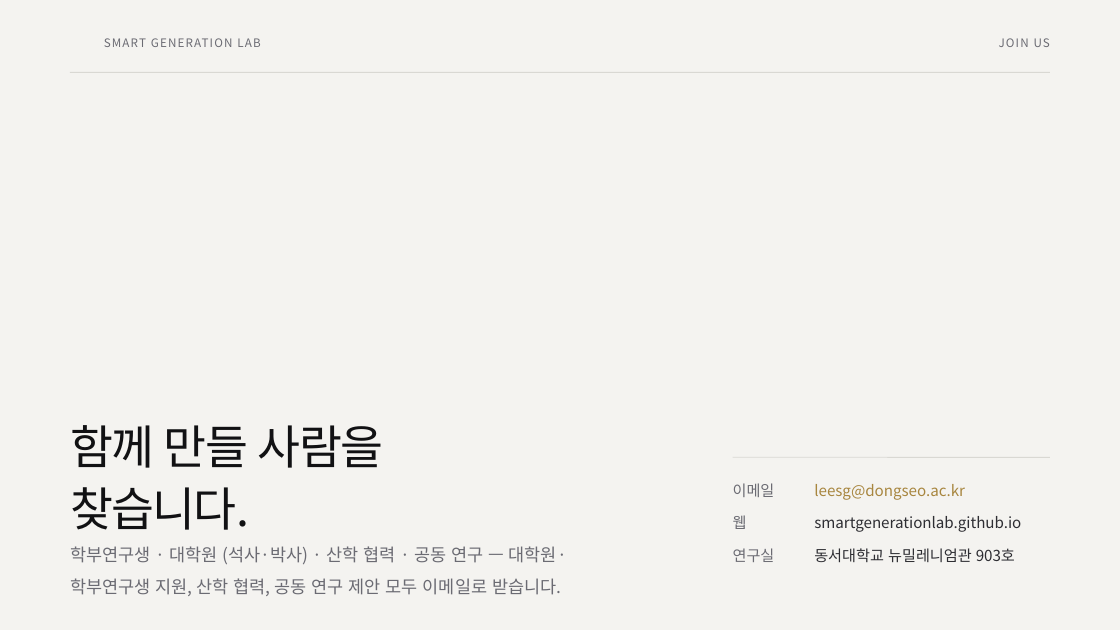
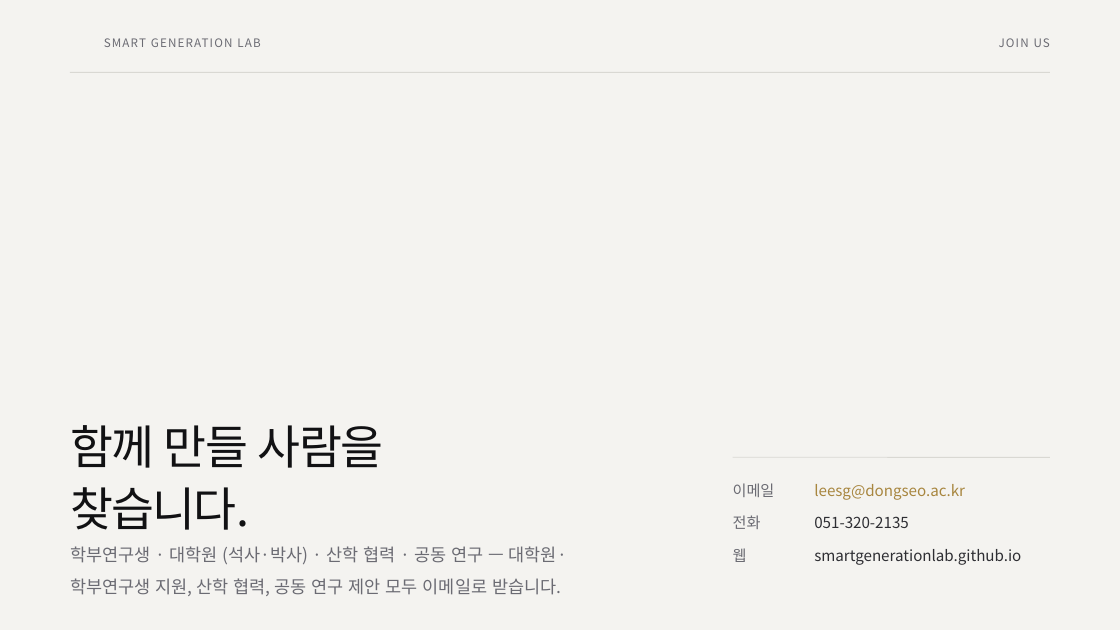
Before and after one commit to SmartGenerationLab/smartgenerationlab.github.io, a slide deck: slide 10 of downloads/sgl-intro.pptx. Drawn at 1120x630 pixels with LibreOffice and Linux fonts; fonts in the diff are those of the drawing; background and template pictures are left out. Boxes give left, top, right and bottom in pixels: in the first picture for what was removed or moved away, otherwise in the second. Text is boxed around its words. In the diff, an @@ line names an element or a change of style, - is before the commit and + after.

```diff
--- a/downloads/sgl-intro.pptx
+++ b/downloads/sgl-intro.pptx
@@ text "웹": place and size @@
-text "웹" at box(733, 515, 747, 529)
+text "웹" at box(733, 548, 747, 562)
@@ text added at box(733, 515, 761, 529), 13 pt, text #6B6B73 @@
+전화
@@ text "smartgenerationlab.github.io": place and size @@
-text "smartgenerationlab.github.io" at box(814, 516, 1021, 532)
+text "smartgenerationlab.github.io" at box(814, 549, 1021, 565)
@@ text added at box(814, 516, 909, 528), 13 pt, text #2E2E33 @@
+051-320-2135
@@ text removed at box(733, 548, 775, 562) @@
-연구실
@@ text removed at box(814, 548, 1015, 562) @@
-동서대학교 뉴밀레니엄관 903호
```
Also in this commit, not shown: 20 other files.
